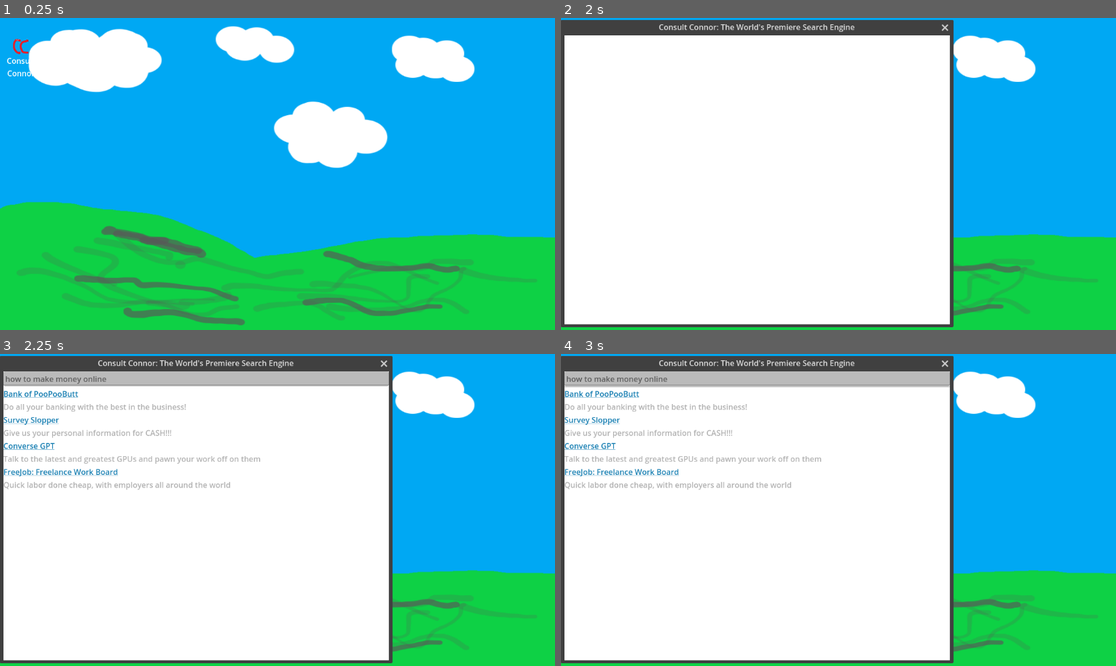
Above: before the commit, frames 1-4 (two rows, left to right).
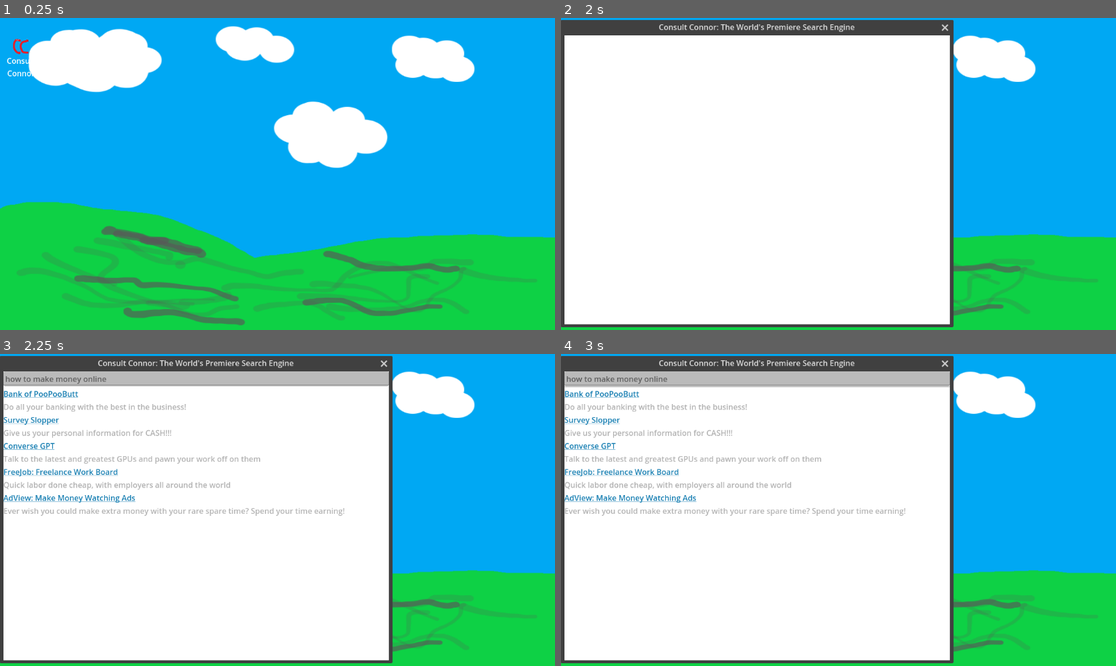
Above: after the commit, the same moments.

Repository: zsmitty2020/SSUFamJam25
Game: Godot game, scene res://Desktop/desktop.tscn
Two runs of this game, one before a commit and one after it. Both use one fixed random seed, a clock stepped at 60 frames per second and the inputs below. The engine's default icon, where the game draws it, is replaced by a stand-in: a white triangle on a blue panel in a dark square.
Inputs:
- Up to frame 1 (0.25 s): no input
- Up to frame 2 (2 s): click "Consult Connor" at 0.5 s; click "Search" at 1.25 s
- Up to frame 3 (2.25 s): click "Consult Connor" at 2 s
- Up to frame 4 (3 s): click "Consult Connor" at 2.75 s

Frames 1-2 are identical in both runs. In frame 3, 0.8% of the frame differs, in the area x 0-63%, y 45-52%; in frame 4, 0.8%.

Commit message:
added adview

Diff:
--- /dev/null
+++ b/ssu-fam-jam-game-godot-project/Windows/AdView/adview_window.gd
@@ -0,0 +1,34 @@
+extends TextureRect
+
+var just_maxed:bool = false
+
+func _on_adview_window_close_requested() -> void:
+	GlobalData.open_tabs.erase("adview")
+	get_parent().queue_free()
+
+func _process(delta: float) -> void:
+	$ProgressBar.value += delta
+	$HBoxContainer/Label.text = "Balance: $%.2f"%GlobalData.adview_bank
+	if $ProgressBar.value>=$ProgressBar.max_value:
+		$AudioStreamPlayer.playing = false
+		if not just_maxed:
+			just_maxed = true
+			$ImageAd.visible = true
+			$ImageAd/Close.global_position = Vector2(randi_range(10,get_window().size.x-10), randi_range(10,get_window().size.y-10))
+	else:
+		if not $AudioStreamPlayer.playing:
+			$AudioStreamPlayer.playing = true
+		GlobalData.adview_bank +=delta/100
+
+
+func _on_close_pressed() -> void:
+	$ImageAd.visible = false
+	$ProgressBar.value = 0
+	$ProgressBar.max_value = randf_range(15, 60)
+	just_maxed = false
+
+
+func _on_cash_out_pressed() -> void:
+	if GlobalData.adview_bank >= 5:
+		GlobalData.balance += GlobalData.adview_bank
+		GlobalData.adview_bank = 0
--- /dev/null
+++ b/ssu-fam-jam-game-godot-project/Windows/AdView/adview_window.tscn
@@ -0,0 +1,110 @@
+[gd_scene load_steps=6 format=3 uid="uid://bnitxpbh4bf8f"]
+
+[ext_resource type="Script" uid="uid://bdmsjgmi1yjt6" path="res://Windows/AdView/adview_window.gd" id="1_f8uj6"]
+[ext_resource type="Texture2D" uid="uid://b5o6pngijgjk5" path="res://icon.svg" id="2_ryqhe"]
+[ext_resource type="AudioStream" uid="uid://bptgcm71sm6i" path="res://Windows/AdView/324404__joedeshon__film_static_03.ogg" id="3_ml4ue"]
+
+[sub_resource type="Gradient" id="Gradient_f8uj6"]
+
+[sub_resource type="GradientTexture2D" id="GradientTexture2D_ryqhe"]
+gradient = SubResource("Gradient_f8uj6")
+fill_from = Vector2(0.5070422, 1)
+fill_to = Vector2(0.5070422, 0)
+
+[node name="AdviewWindow" type="Window"]
+oversampling_override = 1.0
+title = "AdView: Make Money Watching Ads"
+position = Vector2i(7, 31)
+size = Vector2i(800, 600)
+
+[node name="AdviewWindow" type="TextureRect" parent="."]
+anchors_preset = 15
+anchor_right = 1.0
+anchor_bottom = 1.0
+grow_horizontal = 2
+grow_vertical = 2
+texture = SubResource("GradientTexture2D_ryqhe")
+script = ExtResource("1_f8uj6")
+
+[node name="VideoStreamPlayer" type="VideoStreamPlayer" parent="AdviewWindow"]
+layout_mode = 1
+anchors_preset = 15
+anchor_right = 1.0
+anchor_bottom = 1.0
+grow_horizontal = 2
+grow_vertical = 2
+autoplay = true
+loop = true
+
+[node name="VBoxContainer" type="VBoxContainer" parent="AdviewWindow"]
+layout_mode = 1
+anchors_preset = 15
+anchor_right = 1.0
+anchor_bottom = 1.0
+grow_horizontal = 2
+grow_vertical = 2
+
+[node name="Label" type="Label" parent="AdviewWindow/VBoxContainer"]
+layout_mode = 2
+theme_override_colors/font_color = Color(0.6869352, 0.3161154, 0.22683123, 1)
+theme_override_font_sizes/font_size = 32
+text = "AdView"
+horizontal_alignment = 1
+
+[node name="ProgressBar" type="ProgressBar" parent="AdviewWindow"]
+layout_mode = 1
+anchors_preset = 12
+anchor_top = 1.0
+anchor_right = 1.0
+anchor_bottom = 1.0
+offset_top = -27.0
+grow_horizontal = 2
+grow_vertical = 0
+max_value = 30.0
+
+[node name="ImageAd" type="TextureRect" parent="AdviewWindow"]
+visible = false
+layout_mode = 1
+anchors_preset = 15
+anchor_right = 1.0
+anchor_bottom = 1.0
+grow_horizontal = 2
+grow_vertical = 2
+texture = ExtResource("2_ryqhe")
+
+[node name="Close" type="Button" parent="AdviewWindow/ImageAd"]
+layout_mode = 1
+anchors_preset = 1
+anchor_left = 1.0
+anchor_right = 1.0
+offset_left = -17.0
+offset_bottom = 31.0
+grow_horizontal = 0
+text = "x"
+
+[node name="HBoxContainer" type="HBoxContainer" parent="AdviewWindow"]
+layout_mode = 1
+anchors_preset = 2
+anchor_top = 1.0
+anchor_bottom = 1.0
+offset_left = 10.0
+offset_top = -66.0
+offset_right = 284.0
+offset_bottom = -26.0
+grow_vertical = 0
+
+[node name="Label" type="Label" parent="AdviewWindow/HBoxContainer"]
+layout_mode = 2
+text = "Balance: $"
+
+[node name="CashOut" type="Button" parent="AdviewWindow/HBoxContainer"]
+layout_mode = 2
+text = "Cash Out ($5 minimum)"
+
+[node name="AudioStreamPlayer" type="AudioStreamPlayer" parent="AdviewWindow"]
+stream = ExtResource("3_ml4ue")
+autoplay = true
+
+[connection signal="close_requested" from="." to="AdviewWindow" method="_on_adview_window_close_requested"]
+[connection signal="pressed" from="AdviewWindow/ImageAd/Close" to="AdviewWindow" method="_on_close_pressed"]
+[connection signal="pressed" from="AdviewWindow/HBoxContainer/CashOut" to="AdviewWindow" method="_on_cash_out_pressed"]
--- a/ssu-fam-jam-game-godot-project/Windows/Search/search_window.gd
+++ b/ssu-fam-jam-game-godot-project/Windows/Search/search_window.gd
@@ -39,3 +39,10 @@
 		var temp = preload("res://Windows/FreeJob/freejob_window.tscn").instantiate()
 		get_tree().get_root().add_child(temp)
 		GlobalData.open_tabs.append("freejob")
+
+
+func _on_adview_meta_clicked(meta: Variant) -> void:
+	if GlobalData.open_tabs.find("adview")==-1:
+		var temp = preload("res://Windows/AdView/adview_window.tscn").instantiate()
+		get_tree().get_root().add_child(temp)
+		GlobalData.open_tabs.append("adview")
--- a/ssu-fam-jam-game-godot-project/Windows/Search/search_window.tscn
+++ b/ssu-fam-jam-game-godot-project/Windows/Search/search_window.tscn
@@ -147,9 +147,28 @@
 text = "Quick labor done cheap, with employers all around the world"
 fit_content = true
 
+[node name="AdView" type="VBoxContainer" parent="SearchWindow/SearchResults/VBoxContainer"]
+layout_mode = 2
+
+[node name="Url" type="RichTextLabel" parent="SearchWindow/SearchResults/VBoxContainer/AdView"]
+layout_mode = 2
+theme_override_colors/default_color = Color(0.08267499, 0.4922912, 0.6973153, 1)
+bbcode_enabled = true
+text = "[url]AdView: Make Money Watching Ads[/url]
+"
+fit_content = true
+
+[node name="Description" type="RichTextLabel" parent="SearchWindow/SearchResults/VBoxContainer/AdView"]
+layout_mode = 2
+theme_override_colors/default_color = Color(0.6941206, 0.6941206, 0.6941205, 1)
+bbcode_enabled = true
+text = "Ever wish you could make extra money with your rare spare time? Spend your time earning!"
+fit_content = true
+
 [connection signal="close_requested" from="." to="SearchWindow" method="_on_search_window_close_requested"]
 [connection signal="pressed" from="SearchWindow/MainSearchScreen/VBoxContainer/HBoxContainer/Button" to="SearchWindow" method="_on_button_pressed"]
 [connection signal="meta_clicked" from="SearchWindow/SearchResults/VBoxContainer/Bank/Url" to="SearchWindow" method="_on_url_meta_clicked"]
 [connection signal="meta_clicked" from="SearchWindow/SearchResults/VBoxContainer/Survey/Url" to="SearchWindow" method="_on_survey_meta_clicked"]
 [connection signal="meta_clicked" from="SearchWindow/SearchResults/VBoxContainer/Converse/Url" to="SearchWindow" method="_on_converse_meta_clicked"]
 [connection signal="meta_clicked" from="SearchWindow/SearchResults/VBoxContainer/FreeJob/Url" to="SearchWindow" method="_on_freejob_meta_clicked"]
+[connection signal="meta_clicked" from="SearchWindow/SearchResults/VBoxContainer/AdView/Url" to="SearchWindow" method="_on_adview_meta_clicked"]
--- a/ssu-fam-jam-game-godot-project/global_data.gd
+++ b/ssu-fam-jam-game-godot-project/global_data.gd
@@ -12,6 +12,8 @@
 var clipboard = null
 var conversed = false
 
+var adview_bank = 0
+
 func _process(delta: float) -> void:
 	survey_timer -= delta
 	if survey_timer < 0:
Not shown, added: ssu-fam-jam-game-godot-project/Windows/AdView/324404__joedeshon__film_static_03.ogg.import
Not shown, added: ssu-fam-jam-game-godot-project/Windows/AdView/adview_window.gd.uid
Not shown, added: ssu-fam-jam-game-godot-project/Windows/AdView/324404__joedeshon__film_static_03.ogg
